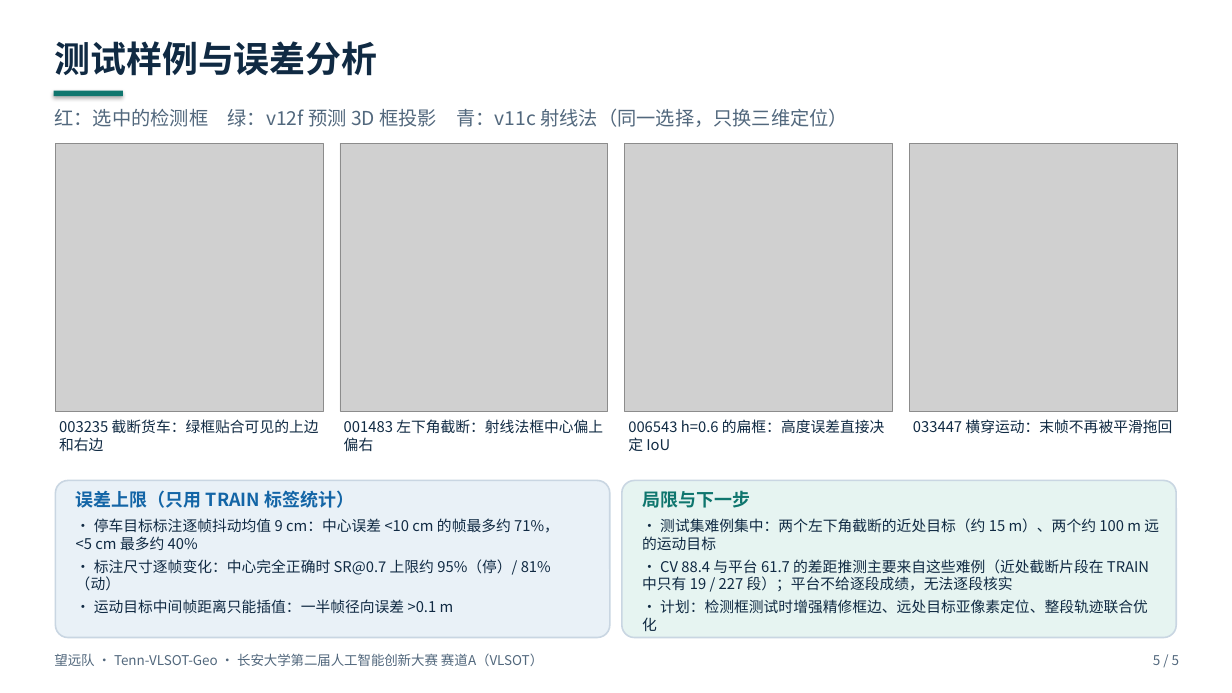
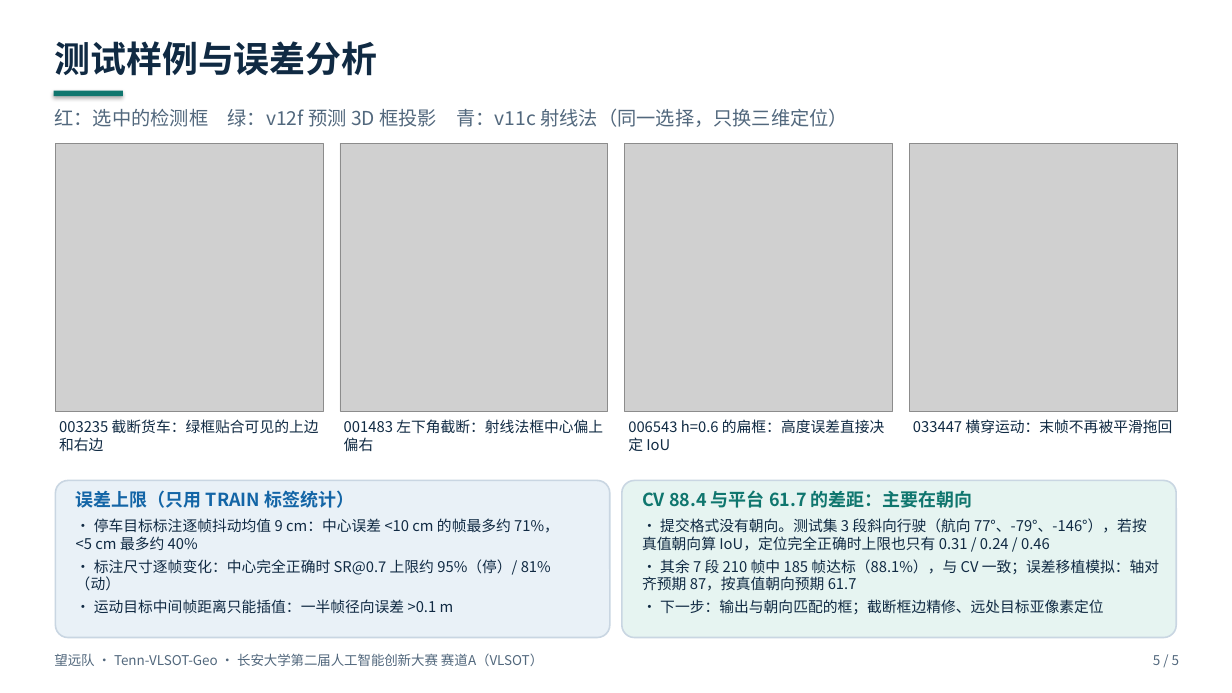
Before and after one commit to Teng10099/VLSOT-2026-Wangyuan-Geo, a slide deck: slide 5 of reports/wangyuan_vlsot_geo_ppt_5p.pptx. Drawn at 1232x693 pixels with LibreOffice and Linux fonts; fonts in the diff are those of the drawing; grey boxes stand for pictures. Boxes give left, top, right and bottom in pixels: in the first picture for what was removed or moved away, otherwise in the second. Text is boxed around its words. In the diff, an @@ line names an element or a change of style, - is before the commit and + after.

Commit message:
Explain the cross-validation vs platform gap (orientation); add analysis/ana_gap.py; update PPT slide 5

```diff
--- a/reports/wangyuan_vlsot_geo_ppt_5p.pptx
+++ b/reports/wangyuan_vlsot_geo_ppt_5p.pptx
@@ text at box(642, 490, 1159, 614): text changed @@
-局限与下一步
-· 测试集难例集中：两个左下角截断的近处目标（约 15 m）、两个约 100 m 远的运动目标
-· CV 88.4 与平台 61.7 的差距推测主要来自这些难例（近处截断片段在 TRAIN 中只有 19 / 227 段）；平台不给逐段成绩，无法逐段核实
-· 计划：检测框测试时增强精修框边、远处目标亚像素定位、整段轨迹联合优化
+CV 88.4 与平台 61.7 的差距：主要在朝向
+· 提交格式没有朝向。测试集 3 段斜向行驶（航向 77°、-79°、-146°），若按真值朝向算 IoU，定位完全正确时上限也只有 0.31 / 0.24 / 0.46
+· 其余 7 段 210 帧中 185 帧达标（88.1%），与 CV 一致；误差移植模拟：轴对齐预期 87，按真值朝向预期 61.7
+· 下一步：输出与朝向匹配的框；截断框边精修、远处目标亚像素定位
```
Also in this commit, not shown: 6 other files.
